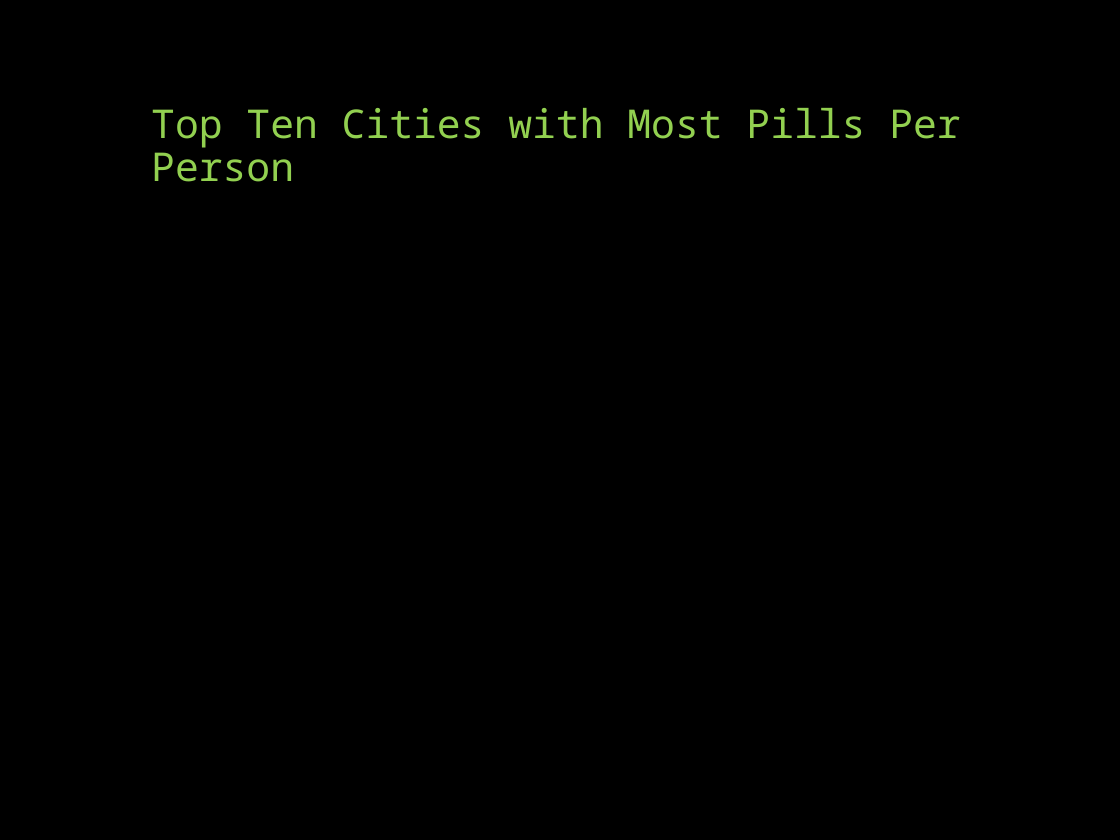
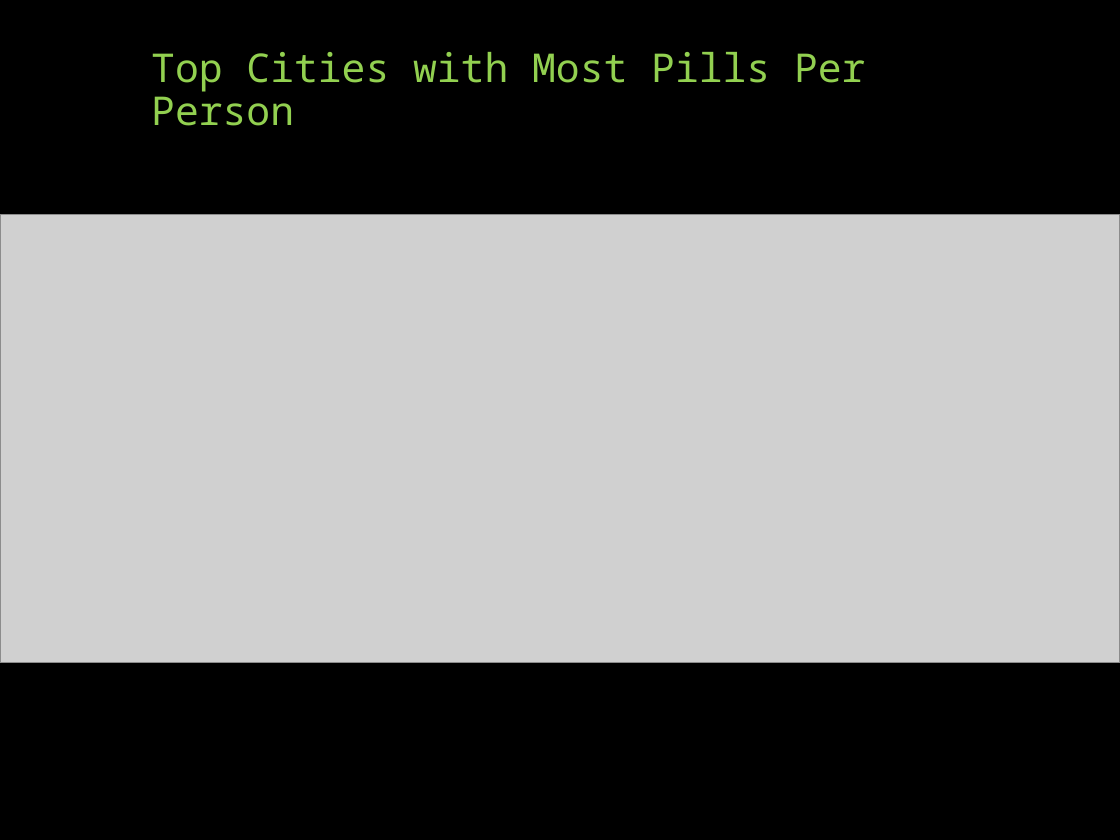
Before and after one commit to davidjaimes/pain-pills-in-the-usa, a slide deck: slide 7 of Prescription Pain Pills.pptx (slide 8 before the commit). Drawn at 1120x840 pixels with LibreOffice and Linux fonts; fonts in the diff are those of the drawing; grey boxes stand for pictures. Boxes give left, top, right and bottom in pixels: in the first picture for what was removed or moved away, otherwise in the second. Text is boxed around its words. In the diff, an @@ line names an element or a change of style, - is before the commit and + after.

```diff
--- a/Prescription Pain Pills.pptx
+++ b/Prescription Pain Pills.pptx
@@ title at (x1=151, y1=52, x2=865, y2=126): text changed @@
-Top Ten Cities with Most Pills Per Person
+Top Cities with Most Pills Per Person
@@ picture added at (x1=0, y1=215, x2=1120, y2=663) @@
```
Also in this commit, not shown: 2 other slides changed, 3 slides added, 2 slides removed, 9 other files.
